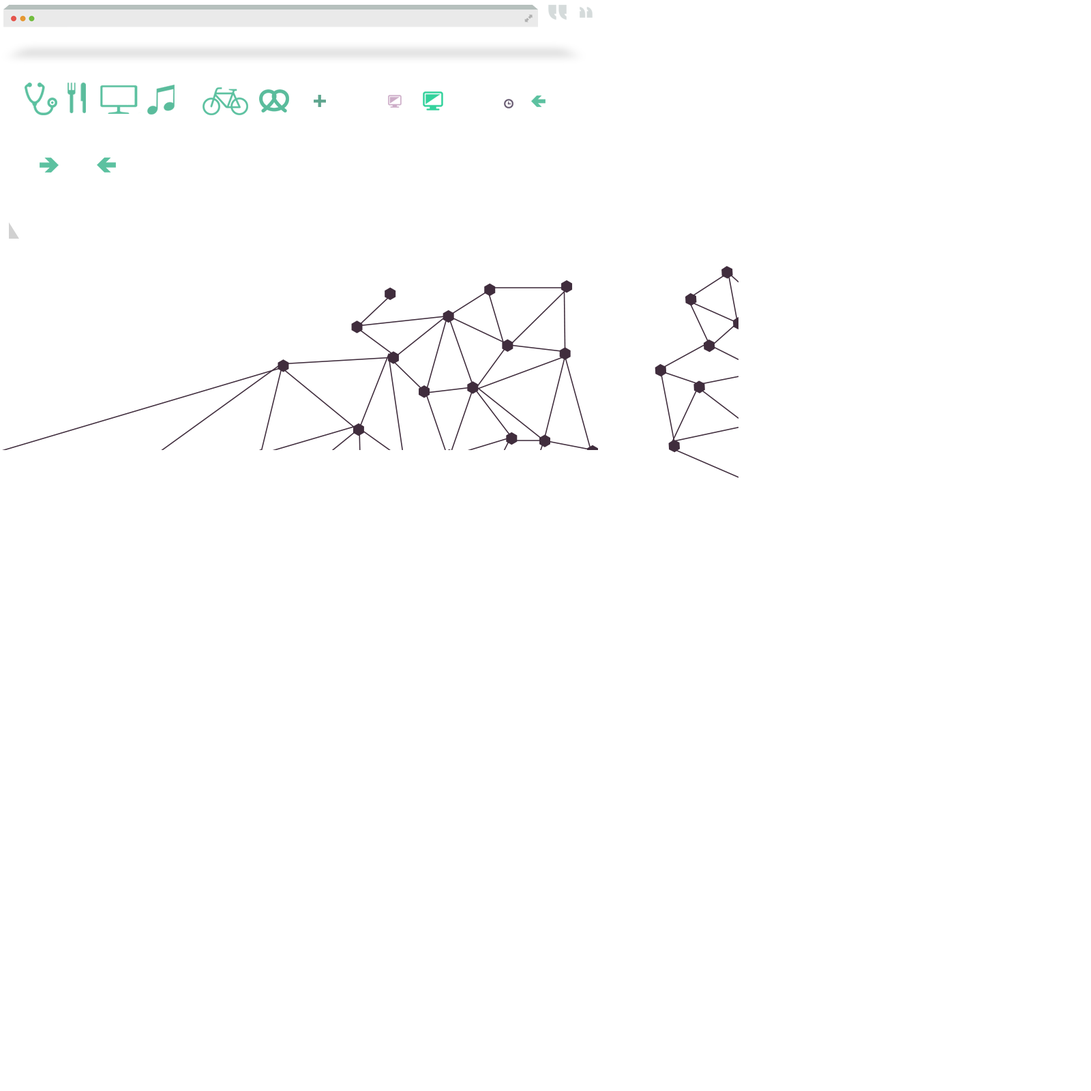
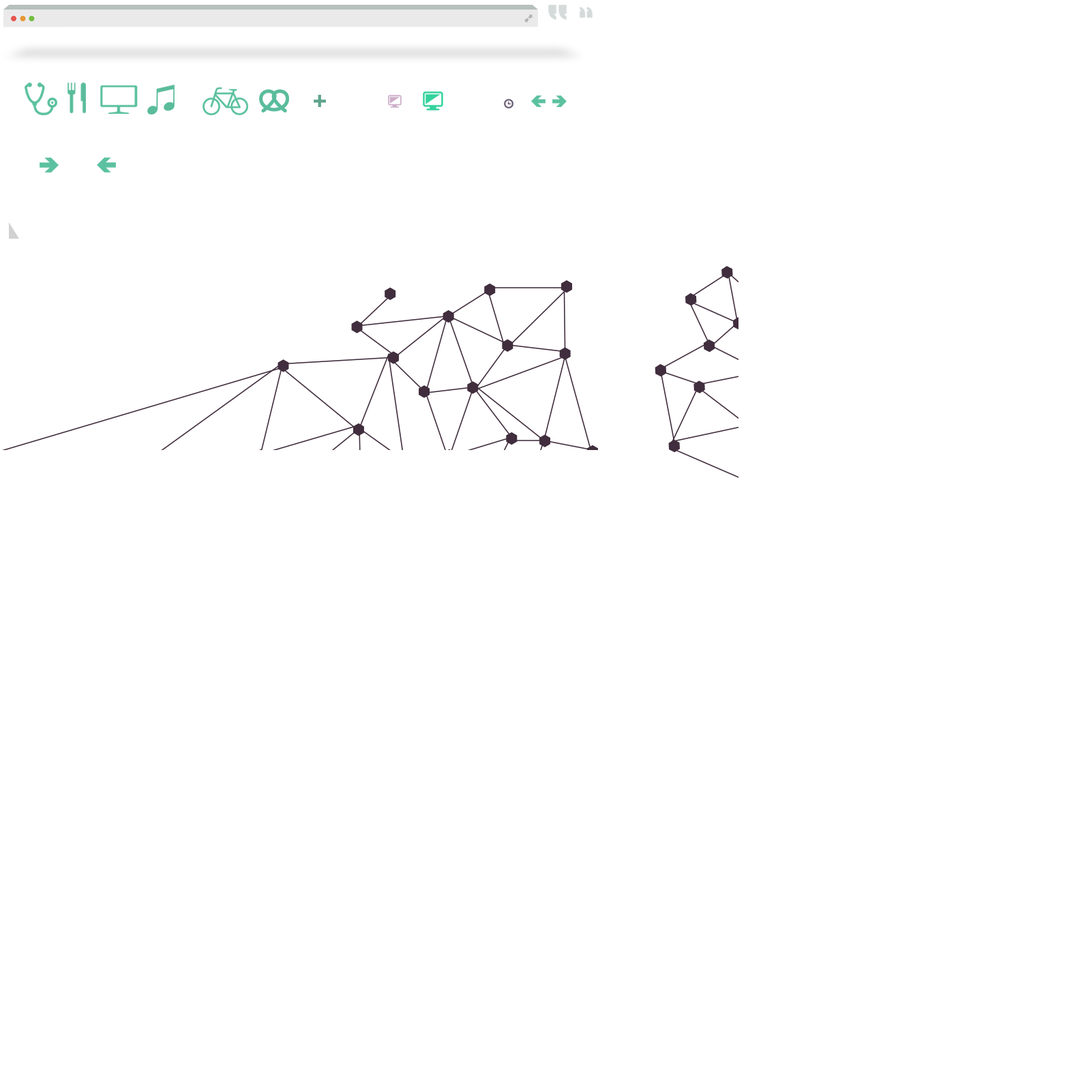
Before/after of a 1091px x 1091px layered artwork. What changed in the layer stack:
added layer "Layer 52 copy" above "Layer 13" over [552, 95, 567, 108]
